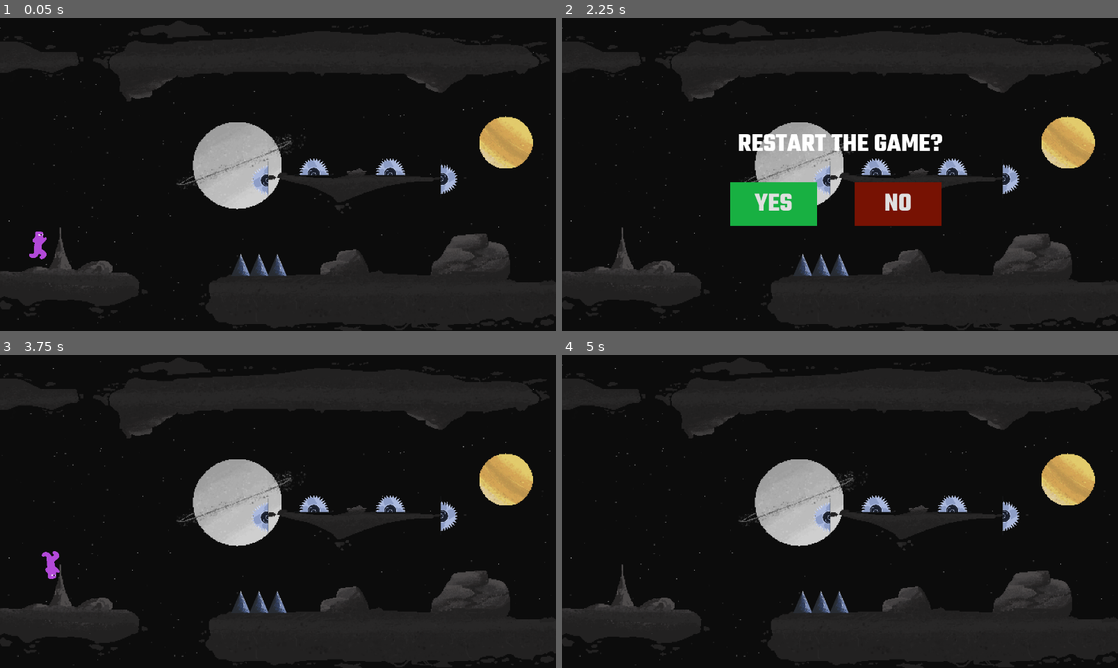
Above: before the commit, frames 1-4 (two rows, left to right).
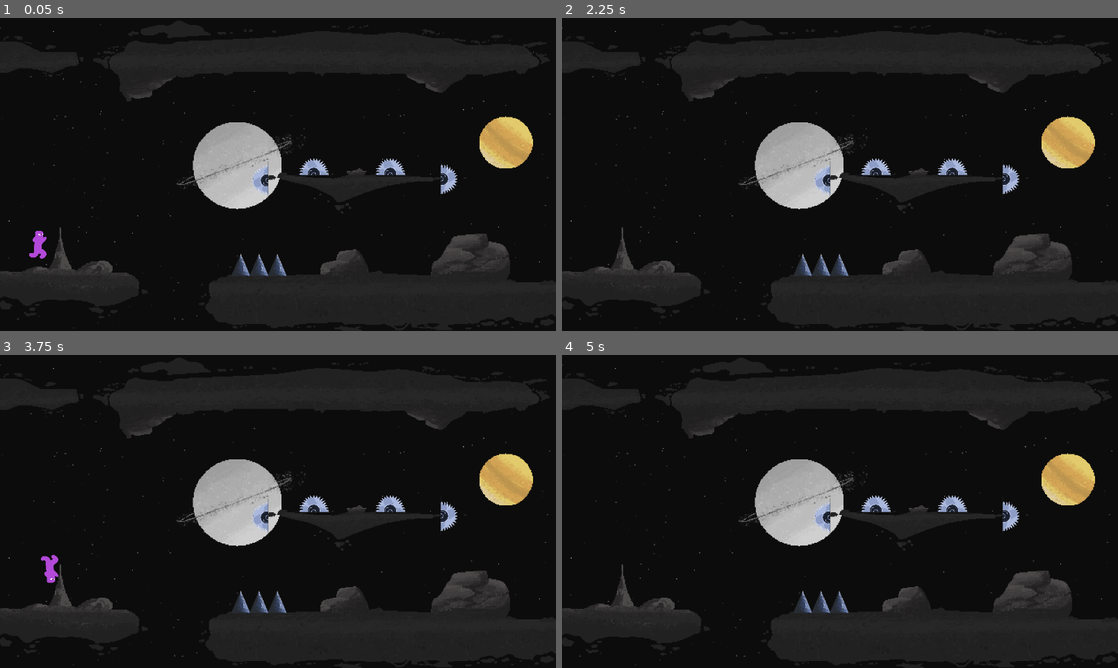
Above: after the commit, the same moments.

Repository: SullKanaeru/space-platform-game
Game: Godot game, scene res://scenes/main.tscn
The game is run twice, just before and just after one commit, with the same random seed, the same clock (stepped at 60 frames per second) and the same inputs.
Inputs:
- Up to frame 1 (0.05 s): no input
- Up to frame 2 (2.25 s): tap Enter at 0.5 s; hold D (right) 0.53-2.03 s; tap Space (jump) at 0.6, 0.77, 1.07, 1.35, 1.52, 1.82, 2, 2.1 s; hold A (left) from 2.03 s (still down)
- Up to frame 3 (3.75 s): release A (left) at 2.75 s; click "YES" at 2.75 s; tap Enter at 3.5 s; hold D (right) from 3.53 s (still down); tap Space (jump) at 3.6 s
- Up to frame 4 (5 s): keep holding D (right); tap Space (jump) at 3.77, 4.07, 4.35, 4.52, 4.82 s

The runs differ from the first frame. In frame 1, less than 0.1% of the frame differs, in the area x 5-9%, y 68-78%; in frame 2, 5.7%, in the area x 30-69%, y 37-67%; in frame 3, 0.1%; in frame 4, nothing differs.

Commit message:
Feat: implement sfx character for jump and die

Diff:
--- a/levels/level1.tscn
+++ b/levels/level1.tscn
@@ -223,7 +223,7 @@
 polygon = PackedVector2Array(330.6667, 197.33334, 333.33334, 189.33334, 341.33334, 181.33334, 357.33334, 168, 370.6667, …(448 unchanged characters)…
 
 [node name="CollisionPolygon2D6" type="CollisionPolygon2D" parent="StaticBody2D"]
-polygon = PackedVector2Array(205.33334, 120, 264.16687, 120.000015, 266.6667, 117.333336, 270.7358, 117.48 …(218 unchanged characters)…
+polygon = PackedVector2Array(205.33334, 120, 261.33334, 120, 266.6667, 117.333336, 270.7358, 117.48 …(218 unchanged characters)…
 
 [node name="CollisionPolygon2D8" type="CollisionPolygon2D" parent="StaticBody2D"]
 polygon = PackedVector2Array(0, 40, 8, 40, 13.333334, 37.333336, 26.666668, 37.333336, 37.333336, 40, 42.666668, 40, 53.333336, 34.666668, 61.333336, 34.666668, 58.666668, 26.666668, 0, 26.666668)
--- a/scenes/player.tscn
+++ b/scenes/player.tscn
@@ -46,6 +46,9 @@
 [ext_resource type="Texture2D" uid="uid://ch6uqsgd1eyvf" path="res://assets/images/Characters/run/03.png" id="37_cs1tg"]
 [ext_resource type="Texture2D" uid="uid://dvrsjkglx0y35" path="res://assets/images/Characters/run/04.png" id="38_2dvfe"]
 [ext_resource type="Texture2D" uid="uid://cn5fiqctdgqeb" path="res://assets/images/Characters/run/05.png" id="39_giy8y"]
+[ext_resource type="AudioStream" uid="uid://clsavw40kc1qv" path="res://assets/sounds/naik.wav" id="47_mx1m4"]
+[ext_resource type="AudioStream" uid="uid://bdk6b83et6h2b" path="res://assets/sounds/death.wav" id="48_4gjji"]
+[ext_resource type="AudioStream" uid="uid://wlgisd6fpp6w" path="res://assets/sounds/turun.wav" id="49_u2ulf"]
 
 [sub_resource type="SpriteFrames" id="SpriteFrames_t4otl"]
 animations = [{
@@ -147,7 +150,7 @@
 }],
 "loop": true,
 "name": &"die",
-"speed": 1.0
+"speed": 3.0
 }, {
 "frames": [{
 "duration": 1.0,
@@ -222,9 +225,9 @@
 position = Vector2(0, 20)
 scale = Vector2(1, 0.9747024)
 sprite_frames = SubResource("SpriteFrames_t4otl")
-animation = &"jump"
+animation = &"die"
 autoplay = "idle"
-frame_progress = 0.7174468
+frame_progress = 0.45329452
 speed_scale = 10.0
 
 [node name="CollisionShape2D" type="CollisionShape2D" parent="."]
@@ -235,4 +238,13 @@
 [node name="VisibleOnScreenNotifier2D" type="VisibleOnScreenNotifier2D" parent="."]
 rect = Rect2(-39.999996, -89.99999, 79.99999, 219.99997)
 
+[node name="NaikSfx" type="AudioStreamPlayer2D" parent="."]
+stream = ExtResource("47_mx1m4")
+
+[node name="DieSfx" type="AudioStreamPlayer2D" parent="."]
+stream = ExtResource("48_4gjji")
+
+[node name="TurunSfx" type="AudioStreamPlayer2D" parent="."]
+stream = ExtResource("49_u2ulf")
+
 [connection signal="screen_exited" from="VisibleOnScreenNotifier2D" to="." method="_on_visible_on_screen_notifier_2d_screen_exited"]
--- a/scripts/player.gd
+++ b/scripts/player.gd
@@ -1,13 +1,16 @@
 extends CharacterBody2D
 
 const SPEED = 300.0
-const GRAVITY_SCALE = 3.0
+const GRAVITY_SCALE = 2.5
 
 var gravity_direction = 1
 var alive = true
 signal player_has_died
 
 @onready var animated_sprite: AnimatedSprite2D = $AnimatedSprite2D
+@onready var naik_sound: AudioStreamPlayer2D = $NaikSfx
+@onready var turun_sound: AudioStreamPlayer2D = $TurunSfx
+@onready var die_sound: AudioStreamPlayer2D = $DieSfx
 
 func _physics_process(delta: float) -> void:
 	# Gravitation logic
@@ -21,6 +24,10 @@
 	# Controller to jump
 	if Input.is_action_just_pressed("jump") and is_on_floor():
 		flip_gravity()
+		if gravity_direction == -1:
+			naik_sound.play()
+		else:
+			turun_sound.play()
 
 	# Controller to move
 	var direction := Input.get_axis("left", "right")
@@ -70,6 +77,7 @@
 	velocity = Vector2(-200, 400 * knockback_dir_y)
 
 	# Send signal to Main if the player is dead
+	die_sound.play()
 	await get_tree().create_timer(0.5).timeout
 
 	# Pause game
Binary file added: assets/images/Collectibles/shard.png
Not shown, added: assets/images/Collectibles/shard.png.import
Not shown, added: assets/sounds/naik.wav.import
Not shown, changed: assets/sounds/turun.wav.import
Not shown: 1 places in scenes/player.tscn that only renumber resources
Not shown, changed: assets/sounds/death.wav
Not shown, removed: assets/sounds/jump.wav
Not shown, added: assets/sounds/naik.wav
Not shown, added: assets/sounds/turun.wav
